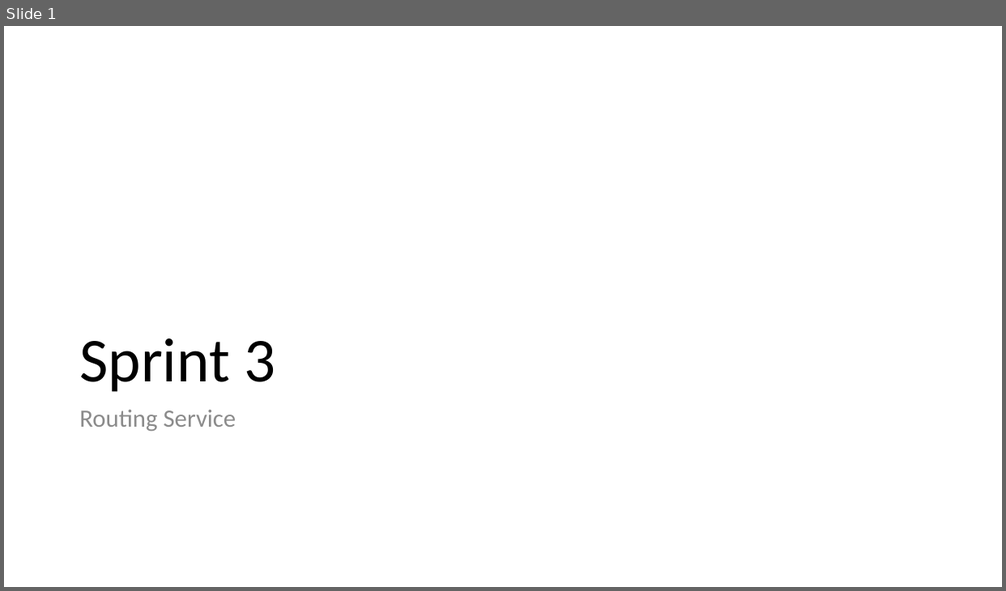
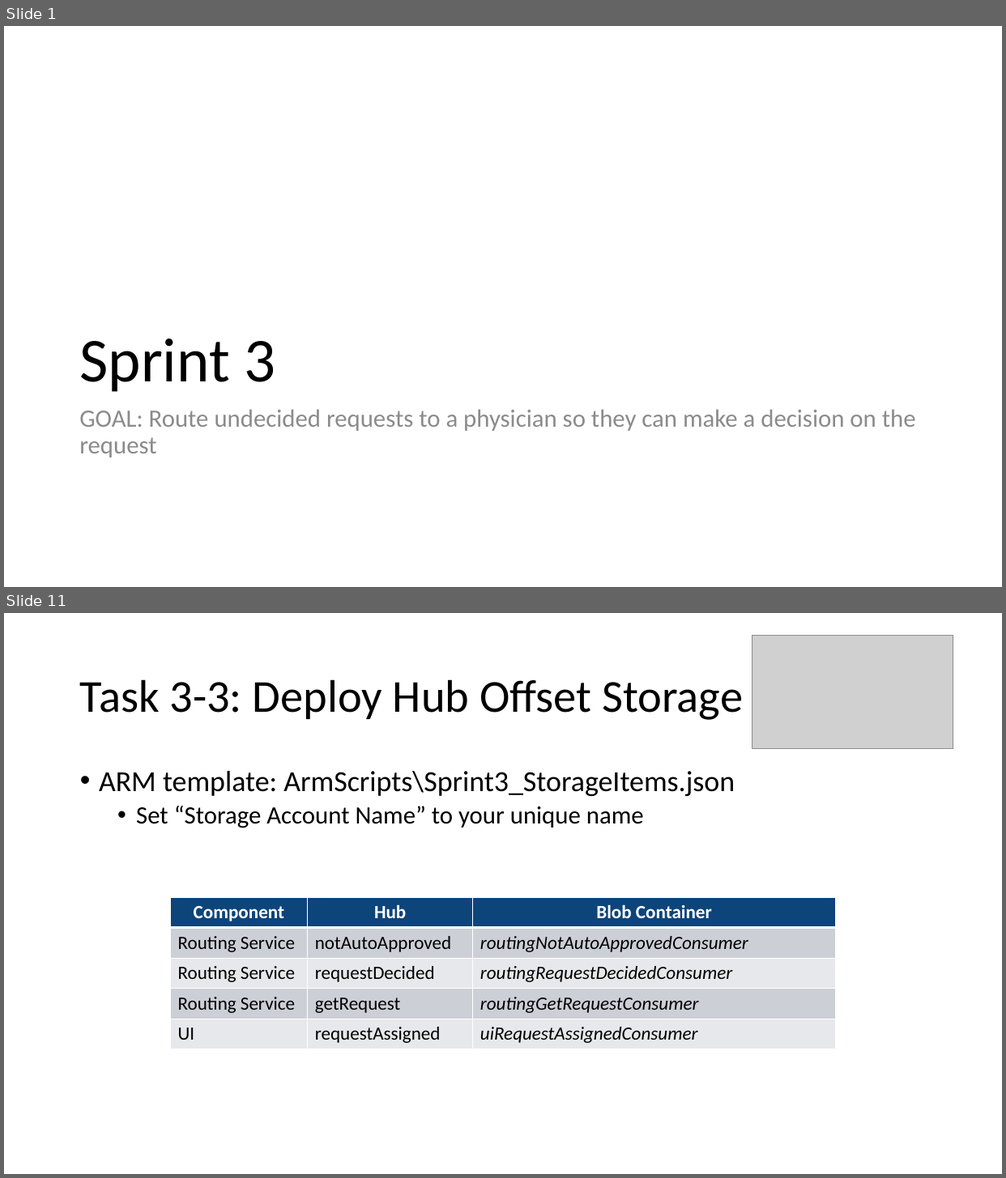
Before and after one commit to scottctr/EdaWorkshop, a slide deck: Sprint3/EdaWorkshop_Sprint3.pptx. Shown one above the other, each under a label of ours: slide 1 before the commit, slides 1 and 11 after it; the slides between them are not shown. The pictures are 1006x591 and 1006x1178 pixels, drawn with LibreOffice and Linux fonts; fonts in the diff are those of the drawing; grey boxes stand for pictures. Boxes give left, top, right and bottom in pixels: in the first picture for what was removed or moved away, otherwise in the second. Text is boxed around its words. In the diff, an @@ line names an element or a change of style, - is before the commit and + after.

Commit message:
Combining RoutingService and UI in sprint 3.

```diff
--- a/Sprint3/EdaWorkshop_Sprint3.pptx
+++ b/Sprint3/EdaWorkshop_Sprint3.pptx
@@ slide 11 added at [4, 613, 1002, 1174], background #FFFFFF @@
@@ picture added at [752, 636, 953, 748] @@
@@ title added at [80, 679, 743, 720], 44 pt, text #000000 @@
+Task 3-3: Deploy Hub Offset Storage
@@ text added at [99, 771, 735, 828], 28 pt, text #000000 @@
+• ARM template: ArmScripts\Sprint3_StorageItems.json
+  • Set “Storage Account Name” to your unique name
@@ table added at [170, 897, 836, 1049], 5 rows, 3 columns @@
+Component | Hub | Blob Container
+Routing Service | notAutoApproved | routingNotAutoApprovedConsumer
+Routing Service | requestDecided | routingRequestDecidedConsumer
+Routing Service | getRequest | routingGetRequestConsumer
+UI | requestAssigned | uiRequestAssignedConsumer
@@ slide 1 changed as well @@
@@ text at [79, 409, 916, 458]: text changed @@
-Routing Service
+GOAL: Route undecided requests to a physician so they can make a decision on the request
```
Also in this commit, not shown: 6 other slides changed, 6 other slides added, 21 other files.
